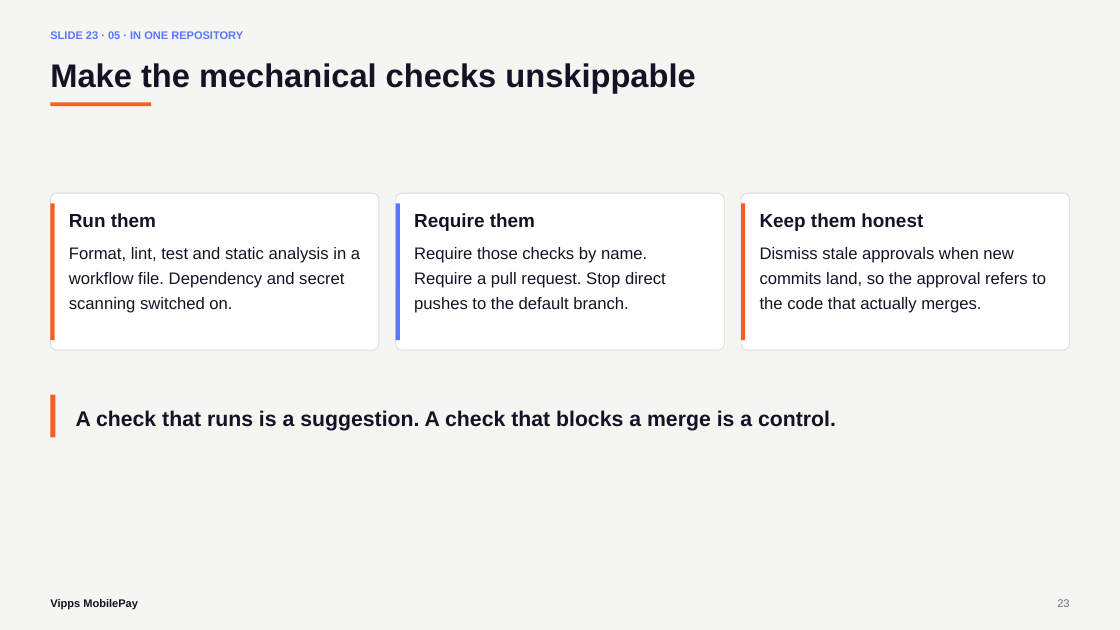
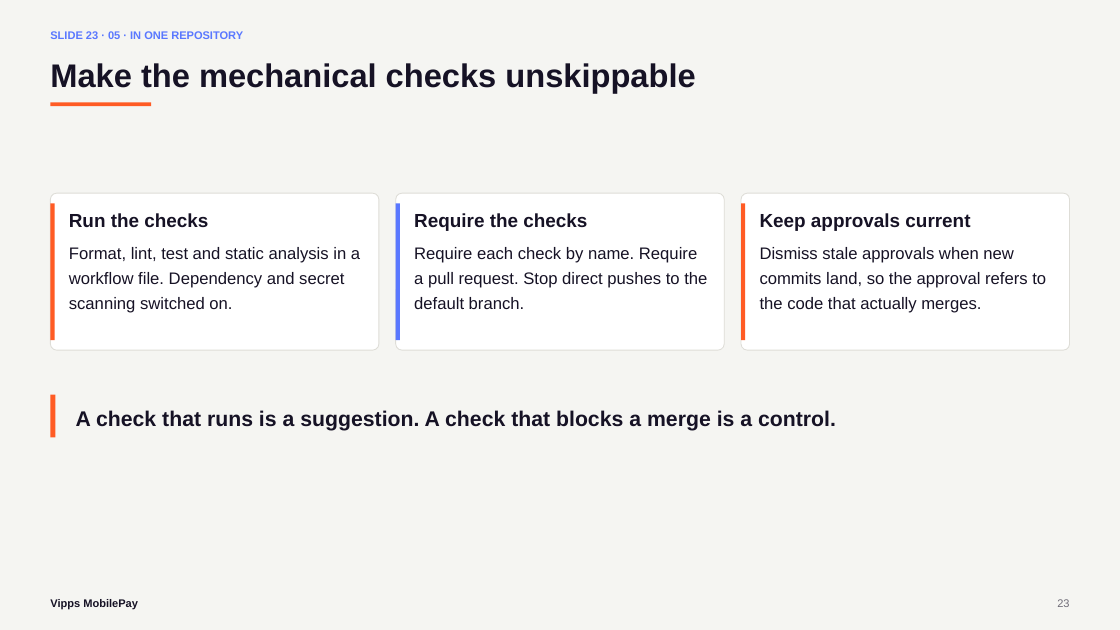
Before and after one commit to svenmalvik/buildtounderstand.org, a slide deck: slide 23 of presentations/what-is-the-second-pair-of-eyes-for-vippsmobilepay.pptx. Drawn at 1120x630 pixels with LibreOffice and Linux fonts; fonts in the diff are those of the drawing. Boxes give left, top, right and bottom in pixels: in the first picture for what was removed or moved away, otherwise in the second. Text is boxed around its words. In the diff, an @@ line names an element or a change of style, - is before the commit and + after.

```diff
--- a/presentations/what-is-the-second-pair-of-eyes-for-vippsmobilepay.pptx
+++ b/presentations/what-is-the-second-pair-of-eyes-for-vippsmobilepay.pptx
@@ text at (69,213,208,227): text changed @@
-Run them
+Run the checks
@@ text at (414,213,587,231): text changed @@
-Require them
+Require the checks
@@ text at (760,213,970,231): text changed @@
-Keep them honest
+Keep approvals current
@@ text at (414,247,707,309): text changed @@
-Require those checks by name. Require a pull request. Stop direct pushes to the default branch.
+Require each check by name. Require a pull request. Stop direct pushes to the default branch.
```
Also in this commit, not shown: 4 other files.
